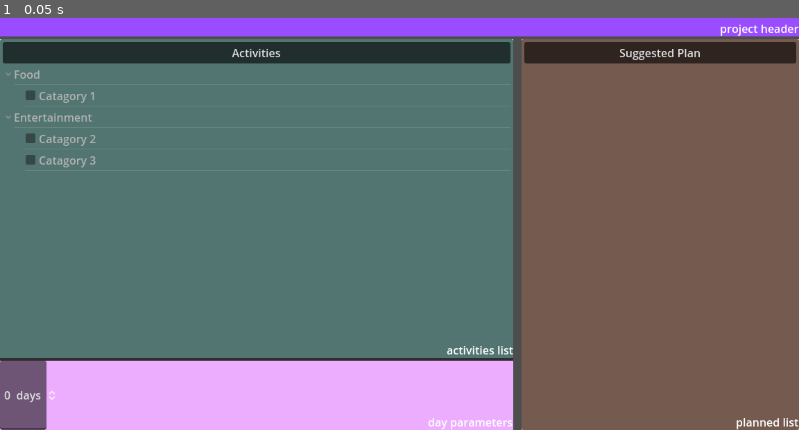
Above: before the commit, frame 1.
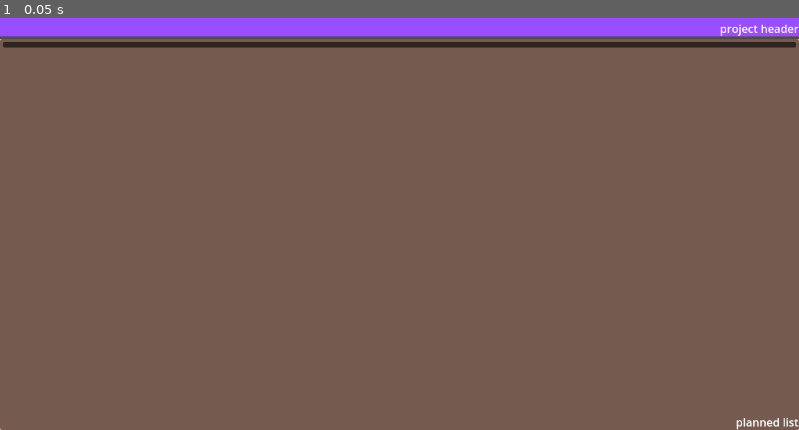
Above: after the commit, the same moment.

Repository: GenericUserIsTaken/AccessHackProj
Game: Godot game, scene res://checklist.tscn
The game is run twice, just before and just after one commit, with the same random seed, the same clock (stepped at 60 frames per second) and the same inputs. This scene is started directly instead of the project's main scene.
Inputs:
- Up to frame 1 (0.05 s): no input

The runs differ from the first frame. In frame 1, 63% of the frame differs, in the area x 0-100%, y 5-100%.
Error after the commit: Attempt to call function 'clear' in base 'null instance' on a null instance. (res://checklist.gd:27)

Commit message:
loaded full activities.json!!!
tysm yotam you locked in

Diff:
--- a/checklist.tscn
+++ b/checklist.tscn
@@ -97,96 +97,4 @@
 grow_vertical = 0
 text = "planned list"
 
-[node name="Control" type="Control" parent="VBoxContainer/Control2/HSplitContainer"]
-layout_direction = 2
-layout_mode = 2
-
-[node name="VBoxContainer" type="VBoxContainer" parent="VBoxContainer/Control2/HSplitContainer/Control"]
-layout_mode = 1
-anchors_preset = 15
-anchor_right = 1.0
-anchor_bottom = 1.0
-grow_horizontal = 2
-grow_vertical = 2
-
-[node name="Control" type="Control" parent="VBoxContainer/Control2/HSplitContainer/Control/VBoxContainer"]
-layout_mode = 2
-size_flags_vertical = 3
-
-[node name="TempBg2" type="ColorRect" parent="VBoxContainer/Control2/HSplitContainer/Control/VBoxContainer/Control"]
-layout_mode = 1
-anchors_preset = 15
-anchor_right = 1.0
-anchor_bottom = 1.0
-grow_horizontal = 2
-grow_vertical = 2
-color = Color(0.65, 1, 0.959167, 1)
-
-[node name="ActivitiesList" type="Tree" parent="VBoxContainer/Control2/HSplitContainer/Control/VBoxContainer/Control"]
-unique_name_in_owner = true
-layout_mode = 1
-anchors_preset = 15
-anchor_right = 1.0
-anchor_bottom = 1.0
-offset_bottom = 25.0
-grow_horizontal = 2
-grow_vertical = 2
-column_titles_visible = true
-hide_root = true
-select_mode = 1
-
-[node name="Label" type="Label" parent="VBoxContainer/Control2/HSplitContainer/Control/VBoxContainer/Control"]
-layout_mode = 1
-anchors_preset = 3
-anchor_left = 1.0
-anchor_top = 1.0
-anchor_right = 1.0
-anchor_bottom = 1.0
-offset_left = -40.0
-offset_top = -23.0
-grow_horizontal = 0
-grow_vertical = 0
-text = "activities list"
-
-[node name="Control2" type="Control" parent="VBoxContainer/Control2/HSplitContainer/Control/VBoxContainer"]
-custom_minimum_size = Vector2(0, 100)
-layout_mode = 2
-
-[node name="TempBg4" type="ColorRect" parent="VBoxContainer/Control2/HSplitContainer/Control/VBoxContainer/Control2"]
-layout_mode = 1
-anchors_preset = 15
-anchor_right = 1.0
-anchor_bottom = 1.0
-grow_horizontal = 2
-grow_vertical = 2
-color = Color(0.930667, 0.68, 1, 1)
-
-[node name="Label" type="Label" parent="VBoxContainer/Control2/HSplitContainer/Control/VBoxContainer/Control2"]
-layout_mode = 1
-anchors_preset = 3
-anchor_left = 1.0
-anchor_top = 1.0
-anchor_right = 1.0
-anchor_bottom = 1.0
-offset_left = -40.0
-offset_top = -23.0
-grow_horizontal = 0
-grow_vertical = 0
-text = "day parameters"
-
-[node name="HBoxContainer" type="HBoxContainer" parent="VBoxContainer/Control2/HSplitContainer/Control/VBoxContainer/Control2"]
-layout_mode = 1
-anchors_preset = 15
-anchor_right = 1.0
-anchor_bottom = 1.0
-grow_horizontal = 2
-grow_vertical = 2
-
-[node name="SpinBox" type="SpinBox" parent="VBoxContainer/Control2/HSplitContainer/Control/VBoxContainer/Control2/HBoxContainer"]
-layout_mode = 2
-alignment = 1
-suffix = " days"
-
 [connection signal="column_title_clicked" from="VBoxContainer/Control2/HSplitContainer/Control2/PlannedList" to="." method="_on_planned_list_column_title_clicked"]
-[connection signal="column_title_clicked" from="VBoxContainer/Control2/HSplitContainer/Control/VBoxContainer/Control/ActivitiesList" to="." method="_on_activities_list_column_title_clicked"]
-[connection signal="item_edited" from="VBoxContainer/Control2/HSplitContainer/Control/VBoxContainer/Control/ActivitiesList" to="." method="_on_activities_list_item_edited"]
--- a/data/activities.json
+++ b/data/activities.json
@@ -1,42 +1,202 @@
 {
-	"food": {
-		"catagory1": {
-			"location1": {
-				"address": "placeholder1",
-				"hours": "placeholder1",
-				"link": "placeholder1",
-				"description": "placeholder1"
-			},
-			"location2": {
-				"address": "placeholder2",
-				"hours": "placeholder2",
-				"link": "placeholder2",
-				"description": "placeholder2"
-			}
-		}
-	},
-	"entertainment": {
-		"catagory2": {
-			"location3": {
-				"address": "placeholder3",
-				"hours": "placeholder3",
-				"link": "placeholder3",
-				"description": "placeholder3"
-			},
-			"location4": {
-				"address": "placeholder4",
-				"hours": "placeholder4",
-				"link": "placeholder4",
-				"description": "placeholder4"
-			}
-		},
-		"catagory3": {
-			"location5": {
-				"address": "placeholder5",
-				"hours": "placeholder5",
-				"link": "placeholder5",
-				"description": "placeholder5"
-			}
-		}
-	}
+    "food": {
+        "mexican": {
+            "Fonda Lola": {
+                "address": "1422 Harvard Ave E, Seattle, WA 98122",
+                "hours": "10am - 11am",
+                "link": "https://www.lolaseattle.com/",
+                "description": "Known for its upscale take on traditional Mexican cuisine with a focus on fresh, local ingredients."
+            },
+            "Casa Oaxaca": {
+                "address": "209 Taylor Ave N, Seattle, WA 98109",
+                "hours": "11:30am - 9:30pm",
+                "link": "https://www.casaoaxacaedmonds.com/menu",
+                "description": "Specializes in Oaxacan cuisine, which is distinct for its complex moles and tlayudas (large, crispy tortillas with various toppings)."
+            },
+            "Alibertos": {
+                "address": "2425 4th Ave s Seattle Wa 98134",
+                "hours": "7am - 12pm",
+                "link": "https://alibertosjrs.com/#menu",
+                "description": "Casual Mexican eatery serving favorites including breakfast burritos, carne asada fries, and churros."
+            }
+        },
+        "italian": {
+            "Spinasse": {
+                "address": "1531 14th Ave, Seattle, WA 98122",
+                "hours": "5pm - 10pm",
+                "link": "https://spinasse.com/",
+                "description": "Elegant Italian dining with handmade pasta and regional dishes."
+            },
+            "Serafina": {
+                "address": "2043 Eastlake Ave E, Seattle, WA 98102",
+                "hours": "5pm - 10pm",
+                "link": "https://serafinaseattle.com/",
+                "description": "Cozy trattoria serving classic Italian fare in a romantic setting."
+            },
+            "Tavol\u00c3\u00a0ta": {
+                "address": "2323 2nd Ave, Seattle, WA 98121",
+                "hours": "5pm - 10pm",
+                "link": "https://tavolata.com/",
+                "description": "Modern Italian eatery known for house-made pasta and communal dining."
+            }
+        },
+        "indian": {
+            "Nirmal\u00e2\u20ac\u2122s": {
+                "address": "106 Occidental Ave S, Seattle, WA 98104",
+                "hours": "11:30am - 10pm",
+                "link": "https://www.nirmalseattle.com/",
+                "description": "Upscale Indian restaurant known for modern takes on traditional dishes."
+            },
+            "Taste of India": {
+                "address": "5517 Roosevelt Way NE, Seattle, WA 98105",
+                "hours": "11am - 10pm",
+                "link": "https://www.tasteofindiaseattle.com/",
+                "description": "Casual spot serving classic Indian dishes, including vegetarian options."
+            },
+            "Kathakali": {
+                "address": "11451 Rainier Ave S, Seattle, WA 98178",
+                "hours": "12pm - 9pm",
+                "link": "https://www.kathakali-juanita.com/",
+                "description": "Authentic South Indian cuisine specializing in Kerala-style dishes."
+            }
+        },
+        "mediterranean": {
+            "Petra Bistro": {
+                "address": "2501 4th Ave, Seattle, WA 98121",
+                "hours": "11am - 10pm",
+                "link": "petrabistro.com",
+                "description": "Jordanian & Mediterranean cuisine with a warm, inviting atmosphere."
+            },
+            "Mamnoon": {
+                "address": "1508 Melrose Ave, Seattle, WA 98122",
+                "hours": "11am - 9pm",
+                "link": "mamnoonrestaurant.com",
+                "description": "Lebanese and Syrian-inspired dishes with a modern twist."
+            },
+            "Mediterranean Kitchen": {
+                "address": "103 Bellevue Way NE, Bellevue, WA 98004",
+                "hours": "11am - 10pm",
+                "link": "mediterraneankitchen.com",
+                "description": "Family-run restaurant known for generous portions and authentic flavors."
+            }
+        }
+    },
+    "entertainment": {
+        "museums": {
+            "Museum of Pop Culture (MoPOP)": {
+                "address": "325 5th Ave N, Seattle, WA 98109",
+                "hours": "10am - 5pm",
+                "link": "mopop.org",
+                "description": "Interactive museum featuring music, sci-fi, and pop culture exhibits."
+            },
+            "Seattle Art Museum (SAM)": {
+                "address": "1300 1st Ave, Seattle, WA 98101",
+                "hours": "10am - 5pm",
+                "link": "seattleartmuseum.org",
+                "description": "Premier art museum showcasing global and contemporary works."
+            },
+            "The Museum of Flight": {
+                "address": "9404 E Marginal Way S, Seattle, WA 98108",
+                "hours": "10am - 5pm",
+                "link": "museumofflight.org",
+                "description": "One of the largest air and space museums in the world."
+            }
+        },
+        "parks": {
+            "Green Lake Park": {
+                "address": "7201 E Green Lake Dr N, Seattle, WA 98115",
+                "hours": "4am - 11:30pm",
+                "link": "https://visitseattle.org/things-to-do/outdoors/seattles-top-parks/",
+                "description": "A scenic park with a 2.8-mile trail around a beautiful lake, perfect for walking, biking, and picnics."
+            },
+            "Discovery Park": {
+                "address": "3801 Discovery Park Blvd, Seattle, WA 98199",
+                "hours": "4am - 11:30pm",
+                "link": "https://visitseattle.org/things-to-do/outdoors/seattles-top-parks/",
+                "description": "The largest city park in Seattle, featuring breathtaking views, hiking trails, and a historic lighthouse."
+            },
+            "Kerry Park": {
+                "address": "211 W Highland Dr, Seattle, WA 98119",
+                "hours": "Open 24 hours",
+                "link": "https://visitseattle.org/things-to-do/outdoors/seattles-top-parks/",
+                "description": "A small but famous viewpoint offering stunning panoramic views of the Seattle skyline."
+            }
+        },
+        "cultural landmarks": {
+            "Space Needle": {
+                "address": "400 Broad St, Seattle, WA 98109",
+                "hours": "9am - 10pm",
+                "link": "https://www.spaceneedle.com/",
+                "description": "One of Seattle's most iconic landmarks, offering breathtaking 360-degree views from the observation deck."
+            },
+            "Pike Place Market": {
+                "address": "85 Pike St, Seattle, WA 98101",
+                "hours": "9am - 6pm",
+                "link": "https://www.pikeplacemarket.org/",
+                "description": "A historic market famous for fresh seafood, artisan crafts, and the first Starbucks store."
+            },
+            "Snoqualmie": {
+                "address": "6501 Railroad Ave",
+                "hours": "Open 24hrs",
+                "link": "https://www.snoqualmiefalls.com/",
+                "description": "Snoqualmie Falls is a 268-foot waterfall located east of Seattle on the Snoqualmie River between Snoqualmie and Fall City, Washington"
+            }
+        },
+        "event venue": {
+            "Climate Pledge Arena": {
+                "address": "334 1st Ave N, Seattle, WA 98109",
+                "hours": "Varies by event",
+                "link": "https://www.climatepledgearena.com/",
+                "description": "Home to the Seattle Kraken, concerts, and major sports events, with a focus on sustainability."
+            },
+            "T-Mobile Park": {
+                "address": "1250 1st Ave S, Seattle, WA 98134",
+                "hours": "Varies by event",
+                "link": "https://www.mlb.com/mariners/ballpark",
+                "description": "Home to the Seattle Mariners, offering baseball games, concerts, and special events."
+            },
+            "Paramount Theatre": {
+                "address": "911 Pine St, Seattle, WA 98101",
+                "hours": "Varies by event",
+                "link": "https://www.stgpresents.org/",
+                "description": "A historic venue hosting Broadway shows, concerts, and performing arts events."
+            }
+        }
+    },
+    "shopping": {
+        "malls": {
+            "Westlake Center": {
+                "address": "400 Pine St, Seattle, WA 98101",
+                "hours": "10am - 8pm",
+                "link": "https://www.westlakecenter.com/en/",
+                "description": "A downtown shopping mall with a mix of fashion, food, and access to the Seattle Monorail."
+            },
+            "Northgate Station": {
+                "address": "401 NE Northgate Way, Seattle, WA 98125",
+                "hours": "10am - 9pm",
+                "link": "https://www.soundtransit.org/ride-with-us/stops-stations/northgate-station?route_tab=arrivals",
+                "description": "A shopping and dining destination with a mix of retail stores and restaurants."
+            },
+            "Pacific Place": {
+                "address": "600 Pine St, Seattle, WA 98101",
+                "hours": "11am - 7pm",
+                "link": "https://pacificplaceseattle.com/",
+                "description": "An upscale shopping mall featuring designer brands, dining, and a movie theater."
+            }
+        },
+        "farmer markets": {
+            "Ballard Farmers Market": {
+                "address": "5345 Ballard Ave NW, Seattle, WA 98107",
+                "hours": "Sundays: 9am - 2pm",
+                "link": "sfma.net",
+                "description": "Year-round farmers market featuring local produce, meats, and crafts."
+            },
+            "University District Farmers Market": {
+                "address": "5031 University Way NE, Seattle, WA 98105",
+                "hours": "Saturdays: 9am - 2pm",
+                "link": "seattlefarmersmarkets.org",
+                "description": "A vibrant farmers market with fresh produce, local goods, and live music."
+            }
+        }
+    }
 }
